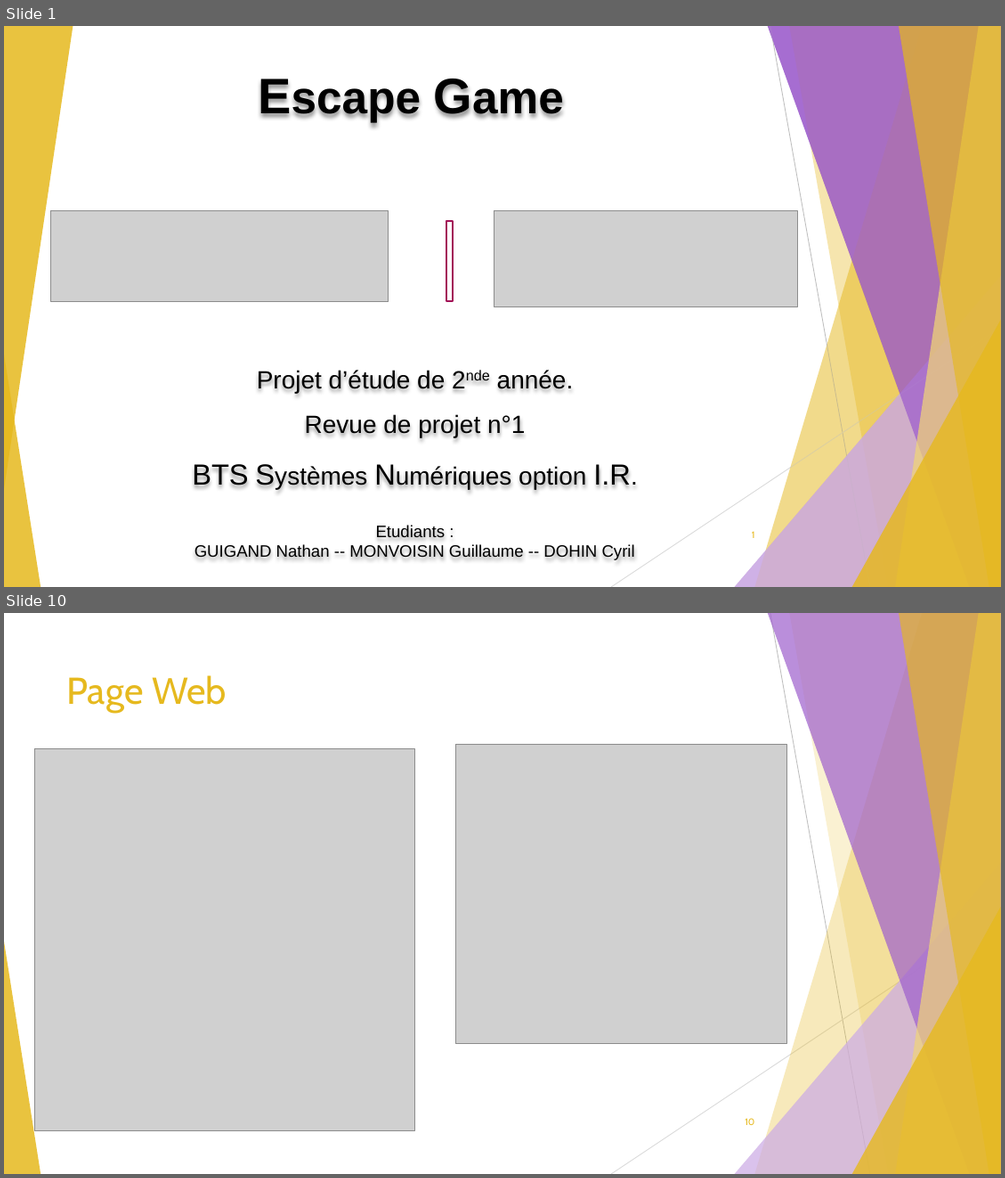
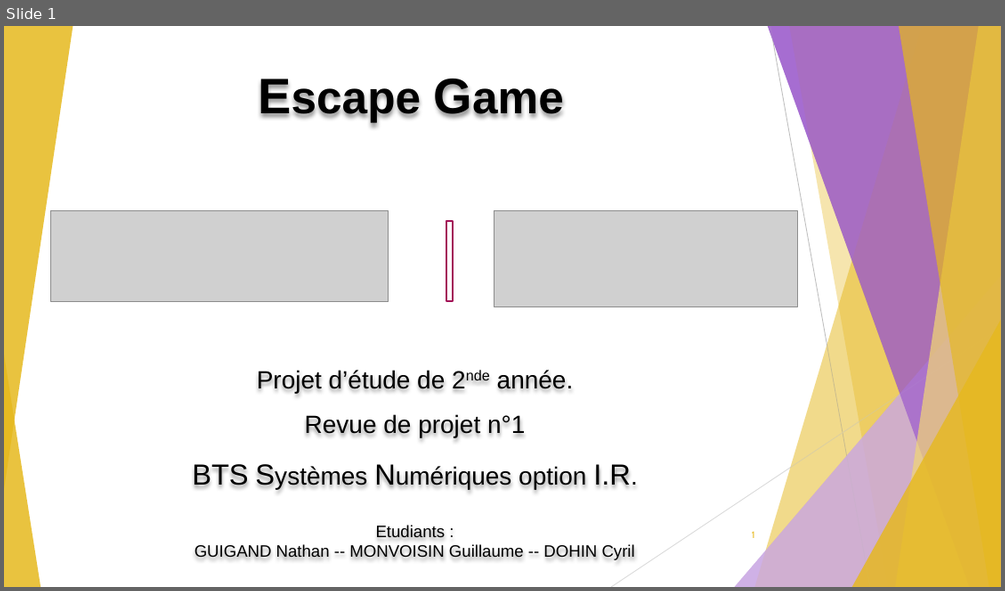
Before and after one commit to GuiguiMvn/Systeme-Escape-Game-Telethon, a slide deck: Cyril/Diapositives/Projet Théléton REVUE 2.pptx. Shown one above the other, each under a label of ours: slides 1 and 10 before the commit, slide 1 after it; the slides between them are not shown. The pictures are 1005x1178 and 1005x591 pixels, drawn with LibreOffice and Linux fonts; fonts in the diff are those of the drawing; grey boxes stand for pictures. Boxes give left, top, right and bottom in pixels: in the first picture for what was removed or moved away, otherwise in the second. Text is boxed around its words. In the diff, an @@ line names an element or a change of style, - is before the commit and + after.

```diff
--- a/Cyril/Diapositives/Projet Théléton REVUE 2.pptx
+++ b/Cyril/Diapositives/Projet Théléton REVUE 2.pptx
@@ slide 10 removed at box(4, 613, 1001, 1174), background #FFFFFF; not listed: 7 template elements that a slide beside it also shows @@
@@ line removed from (770, 613) to (870, 1174) @@
@@ title removed at box(67, 675, 226, 713) @@
-Page Web
@@ picture removed at box(456, 744, 787, 1043) @@
@@ picture removed at box(34, 748, 414, 1130) @@
@@ line removed from (1001, 915) to (611, 1174) @@
@@ triangle removed at box(4, 941, 40, 1174) @@
@@ page number removed at box(744, 1118, 754, 1125) @@
-10
```
Also in this commit, not shown: 20 slides changed, 3 slides added, 1 other file.
